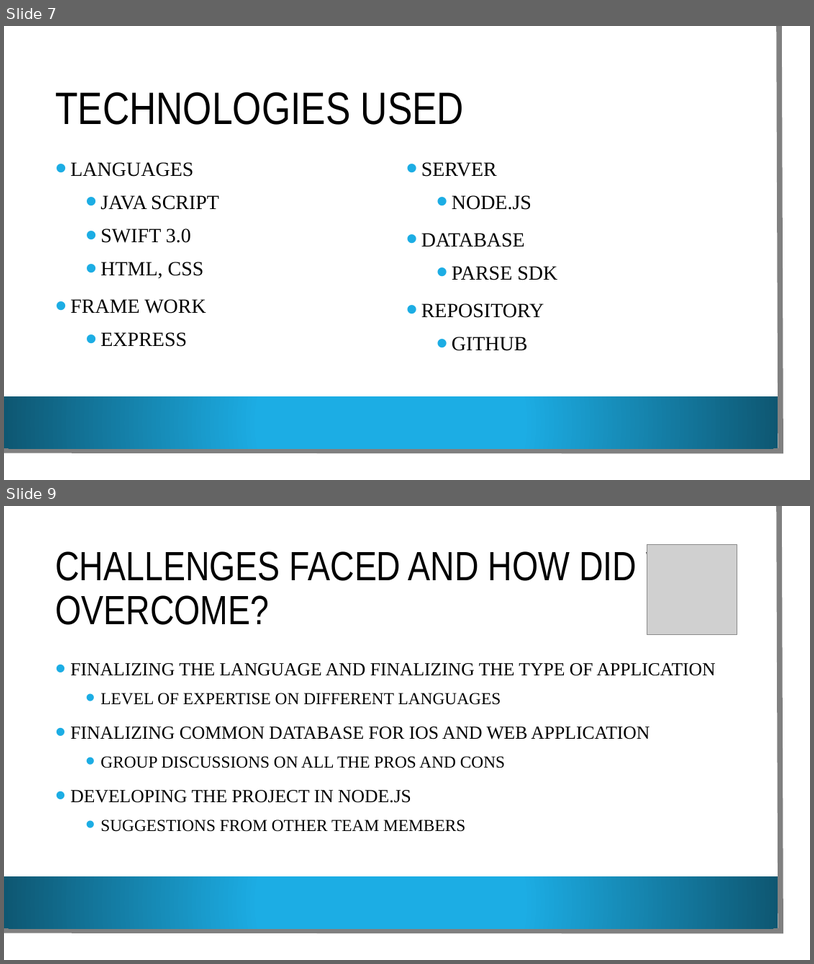
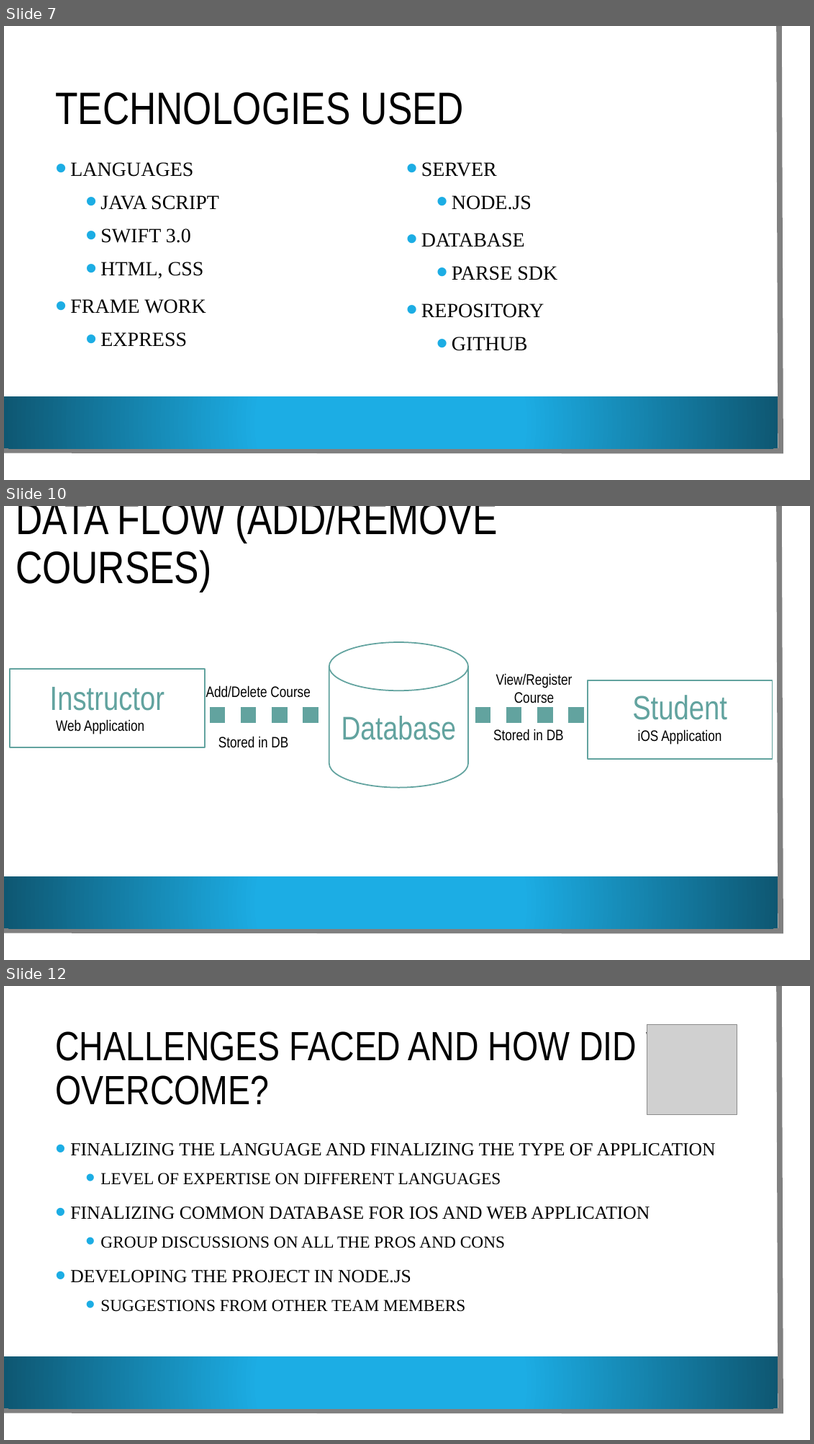
Before and after one commit to VamsiDevalla/Student-Attendance-Tracking, a slide deck: final ppt.pptx. Shown one above the other, each under a label of ours: slides 7 and 9 before the commit, slides 7, 10 and 12 after it; the slides between them are not shown. The pictures are 814x964 and 814x1444 pixels, drawn with LibreOffice and Linux fonts; fonts in the diff are those of the drawing; grey boxes stand for pictures; background and template pictures are left out. Boxes give left, top, right and bottom in pixels: in the first picture for what was removed or moved away, otherwise in the second. Text is boxed around its words. In the diff, an @@ line names an element or a change of style, - is before the commit and + after.

```diff
--- a/final ppt.pptx
+++ b/final ppt.pptx
@@ slide 10 added at [4,506,810,960], background picture (left out); not listed: 3 template elements that a slide beside it also shows @@
@@ title added at [16,506,497,592], 54 pt, text #000000 @@
+DATA FLOW (ADD/REMOVE COURSES)
@@ cylinder added at [329,642,468,788], fill #FFFFFF, outline #62A39F 1.5 pt, 39 pt, text #62A39F @@
+Database
@@ rectangle added at [10,669,205,747], fill #FFFFFF, outline #62A39F 1.5 pt @@
@@ text added at [496,673,573,703], 18 pt, text #000000 @@
+View/Register Course
@@ text added at [50,687,165,710], 40 pt, text #62A39F @@
+Instructor
@@ text added at [206,685,310,698], 18 pt, text #000000 @@
+Add/Delete Course
@@ rectangle added at [588,680,773,759], fill #FFFFFF, outline #62A39F 1.5 pt @@
@@ text added at [633,695,728,720], 40 pt, text #62A39F @@
+Student
@@ text added at [56,719,144,734], 18 pt, text #000000 @@
+Web Application
@@ line added from (210, 715) to (331, 715), #62A39F 18.5 pt dashed @@
@@ line added from (584, 715) to (470, 715), #62A39F 18.5 pt dashed @@
@@ text added at [219,736,288,748], 18 pt, text #000000 @@
+Stored in DB
@@ text added at [494,728,564,741], 18 pt, text #000000 @@
+Stored in DB
@@ text added at [638,729,722,744], 18 pt, text #000000 @@
+iOS Application
@@ what was slide 9 is now slide 12 @@
```
Also in this commit, not shown: 2 slides changed, 2 other slides added.
